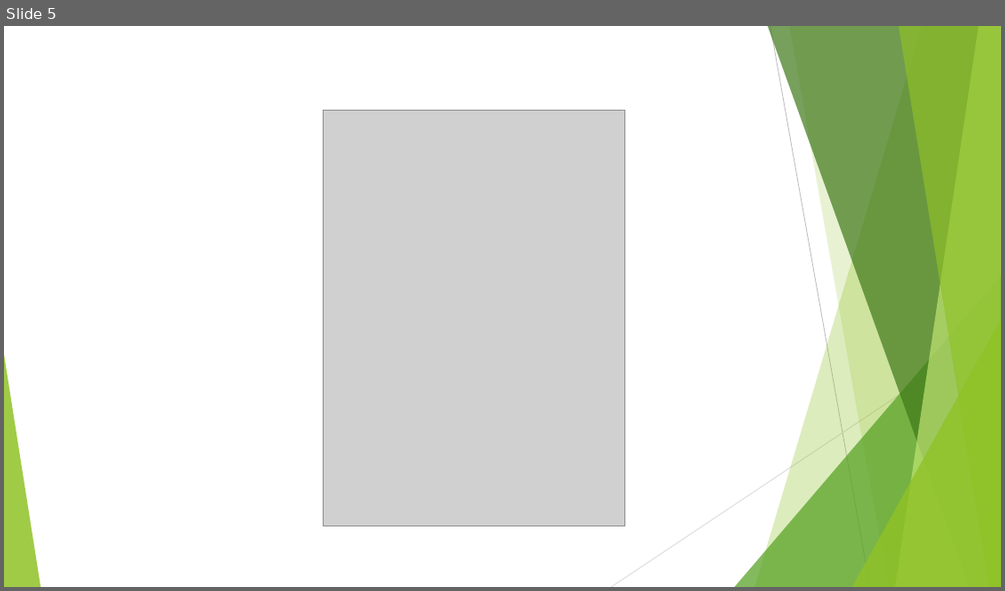
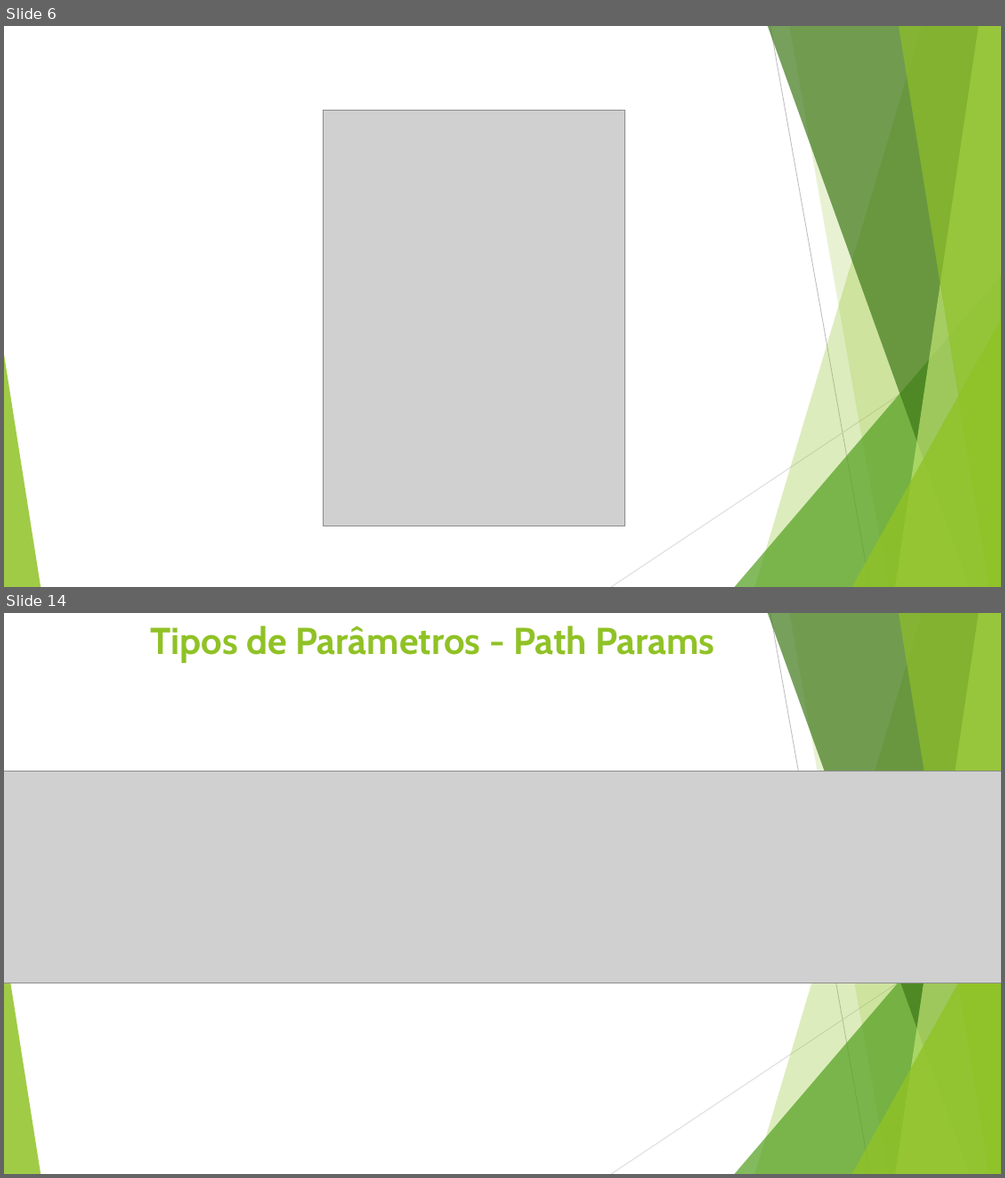
Before and after one commit to leandrocgsi/RestWithASP-NETUdemy, a slide deck: Documents/Understending RESTFul API's .pptx. Shown one above the other, each under a label of ours: slide 5 before the commit, slides 6 and 14 after it; the slides between them are not shown. The pictures are 1005x591 and 1005x1178 pixels, drawn with LibreOffice and Linux fonts; fonts in the diff are those of the drawing; grey boxes stand for pictures. Boxes give left, top, right and bottom in pixels: in the first picture for what was removed or moved away, otherwise in the second. Text is boxed around its words. In the diff, an @@ line names an element or a change of style, - is before the commit and + after.

```diff
--- a/Documents/Understending RESTFul API's .pptx
+++ b/Documents/Understending RESTFul API's .pptx
@@ slide 14 added at box(4, 613, 1001, 1174), background #FFFFFF; not listed: 10 template elements that a slide beside it also shows @@
@@ title added at box(151, 625, 715, 663), 36 pt, text #90C226, bold @@
+Tipos de Parâmetros - Path Params
@@ picture added at box(4, 771, 1001, 983) @@
@@ what was slide 5 is now slide 6 @@
```
Also in this commit, not shown: 5 slides changed, 47 other slides added, 47 slides removed, 3 other files.
